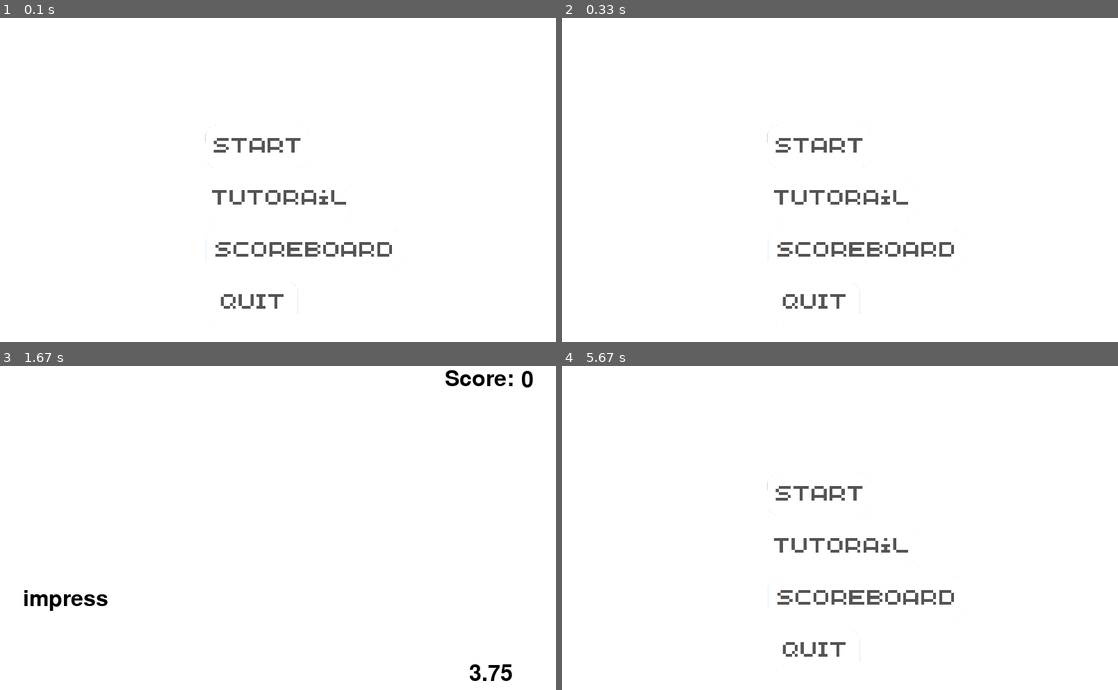
Above: before the commit, frames 1-4 (two rows, left to right).
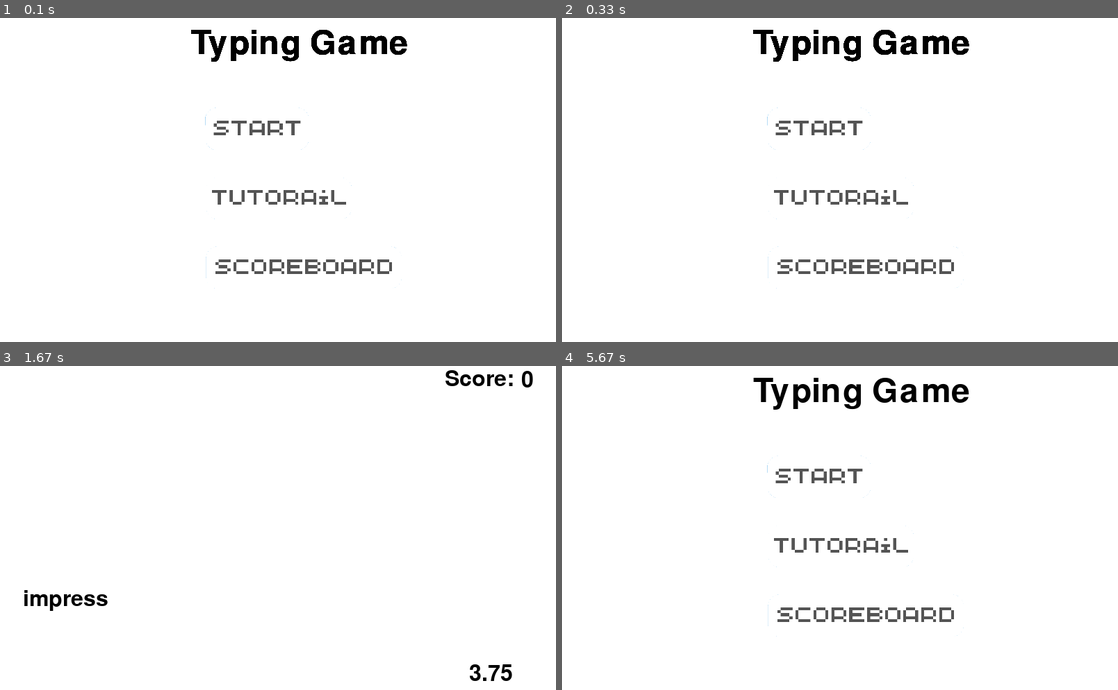
Above: after the commit, the same moments.

Repository: FITM-KMUTNB/pythonproject65-python_love_me
Game: pygame game, started from main.py
Two runs of this game, one before a commit and one after it. Both use one fixed random seed, a clock stepped at 60 frames per second and the inputs below.
Inputs (mouse positions are in pixels of both pictures, inside the frame that each line leads up to):
- Up to frame 1 (0.1 s): no input
- Up to frame 2 (0.33 s): no input
- Up to frame 3 (1.67 s): click (255, 492) at 0.38 s; click (183, 605) at 0.72 s; tap Space at 1 s; tap Enter at 1.33 s
- Up to frame 4 (5.67 s): tap Space at 1.73, 2.03, 2.3, 2.63, 2.93, 3.07, 3.47, 3.77, 4.13 s; click (812, 599) at 5.52 s

The runs differ from the first frame. In frame 1, 3.6% of the frame differs, in the area x 34-74%, y 3-95%; in frame 2, 3.6%; in frame 3, nothing differs; in frame 4, 3.5%.

Commit message:
fix bug button

Diff:
--- a/main.py
+++ b/main.py
@@ -20,10 +20,10 @@
 restart_img = pygame.image.load('images/restart.png').convert_alpha()
 home_img = pygame.image.load('images/home.png').convert_alpha()
 
-start_button = button.Button(295, 175, start_img, 0.33)
+start_button = button.Button(295, 150, start_img, 0.33)
 tutorail_button = button.Button(295, 250, tutorail_img, 0.33)
-scoreboard_button = button.Button(295, 325, scoreboard_img, 0.33)
-quit_button = button.Button(295, 400, quit_img, 0.33)
+scoreboard_button = button.Button(295, 350, scoreboard_img, 0.33)
+quit_button = button.Button(295, 450, quit_img, 0.33)
 restart_button = button.Button(295, 250, restart_img, 0.33)
 home_button = button.Button(295, 325, home_img, 0.33)
 
@@ -49,36 +49,37 @@
 def draw_text(text, font, text_col, x, y):
     img = font.render(text, True, text_col)
     screen.blit(img, (x, y))
-run = True
-while run:
-    if menu_state == "start":
+def fuc_start():
+        global menu_state
+        global run
         pygame.init()
         display_surface = pygame.display.set_mode((800, 500))
-        pygame.display.set_caption("Start menu")
-        startrun = True
+        pygame.display.set_caption("Start Menu")
+        endrun = True
         display_surface.fill((255,255,255))
-        while startrun:
+        while endrun:
+            render_text(display_surface,font1,"Typing Game",(0,0,0),(275,35))
             if start_button.draw(screen):
                 menu_state = 'game'
-                startrun = False
+                endrun = False
             if tutorail_button.draw(screen):
                 menu_state = "tutorail"
-                startrun = False
+                endrun = False
             if scoreboard_button.draw(screen):
-                menu_state = 'scoreboard'
-                startrun = False
-            if quit_button.draw(screen):
-                run = False
+                menu_state = "tutorail"
+                endrun = False
             for event in pygame.event.get():
                 if event.type == pygame.QUIT:
                     run = False
-                    startrun = False
+                    endrun = False
             pygame.display.update()
-    if menu_state == "game":
+def fuc_game():
+        global run
+        global menu_state
         lines_read = load_words_file("english_words.txt")# load words from the file
         pygame.init()
         display_surface = pygame.display.set_mode((800, 500))
-        pygame.display.set_caption("Typing game")
+        pygame.display.set_caption("Typing Game")
         ended = False
         words_on_screen = []
         font = pygame.font.Font("freesansbold.ttf", 32)
@@ -131,14 +132,12 @@
                 render_text(display_surface,font,'Score:',(0,0,0),(640,25))
             pygame.display.update()
             clock.tick(60)
-    if menu_state == "tutorail":
-        pass
-    if menu_state == 'scoreboard':
-        pass
-    if menu_state == 'end':
+def fuc_end():
+        global menu_state
+        global run
         pygame.init()
         display_surface = pygame.display.set_mode((800, 500))
-        pygame.display.set_caption("End menu")
+        pygame.display.set_caption("End Menu")
         endrun = True
         display_surface.fill((255,255,255))
         while endrun:
@@ -155,6 +154,18 @@
                     run = False
                     endrun = False
             pygame.display.update()
+run = True
+while run:
+    if menu_state == "start":
+        fuc_start()
+    if menu_state == "game":
+        fuc_game()
+    if menu_state == "tutorail":
+        pass
+    if menu_state == 'scoreboard':
+        pass
+    if menu_state == 'end':
+        fuc_end()
     for event in pygame.event.get():
         if event.type == pygame.QUIT:
             run = False
